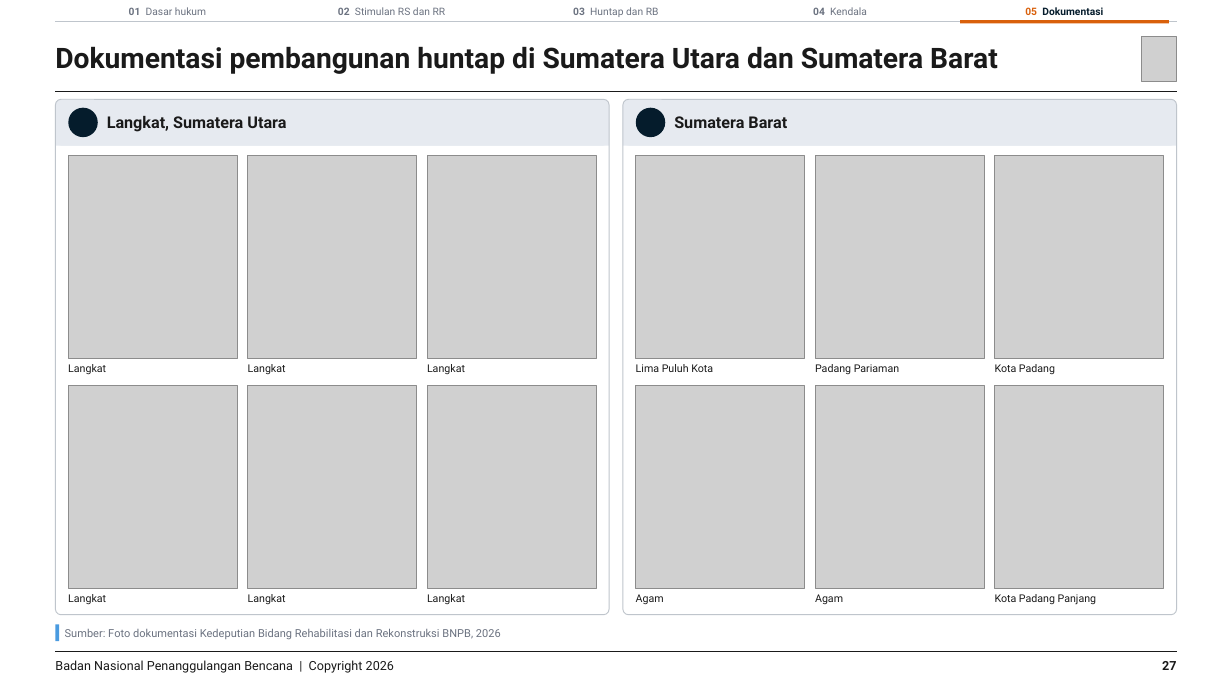
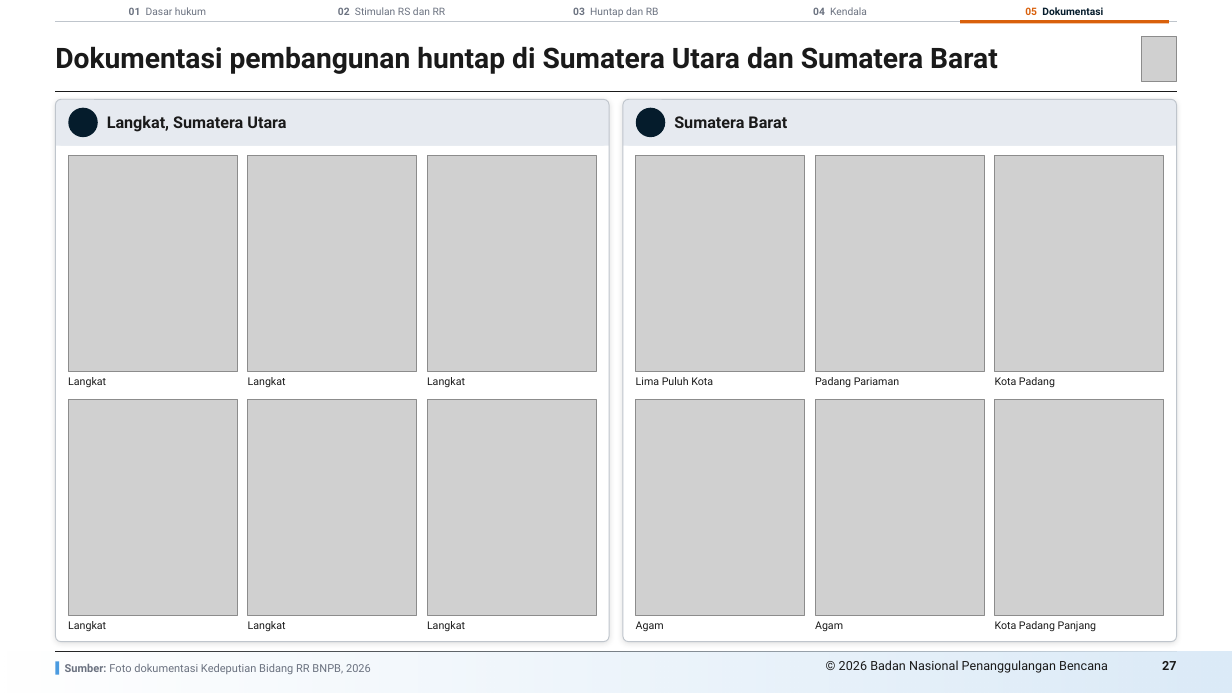
Before and after one commit to terasurbannetwork/poskokarhutla, a slide deck: slide 27 of docs/deck-bnpb/Progres Perumahan RR Sumatera 271026/Progres Perumahan RR Sumatera 271026.pptx. Drawn at 1232x693 pixels with LibreOffice and Linux fonts; fonts in the diff are those of the drawing; grey boxes stand for pictures; background and template pictures are left out. Boxes give left, top, right and bottom in pixels: in the first picture for what was removed or moved away, otherwise in the second. Text is boxed around its words. In the diff, an @@ line names an element or a change of style, - is before the commit and + after.

```diff
--- a/docs/deck-bnpb/Progres Perumahan RR Sumatera 271026/Progres Perumahan RR Sumatera 271026.pptx
+++ b/docs/deck-bnpb/Progres Perumahan RR Sumatera 271026/Progres Perumahan RR Sumatera 271026.pptx
@@ rounded rectangle: place and size @@
-rounded rectangle at [55, 99, 609, 615]
+rounded rectangle at [55, 99, 609, 641]
@@ rounded rectangle at [55, 99, 609, 641]: shadow on; proportions changed @@
@@ rounded rectangle: place and size @@
-rounded rectangle at [55, 99, 609, 615]
+rounded rectangle at [55, 99, 609, 641]
@@ rounded rectangle at [55, 99, 609, 641]: proportions changed @@
@@ rounded rectangle at [623, 99, 1177, 641]: shadow on; proportions changed @@
@@ rounded rectangle at [623, 99, 1177, 641]: proportions changed @@
@@ rounded rectangle: place and size @@
-rounded rectangle at [623, 99, 1177, 615]
+rounded rectangle at [623, 99, 1177, 641]
@@ rounded rectangle: place and size @@
-rounded rectangle at [623, 99, 1177, 615]
+rounded rectangle at [623, 99, 1177, 641]
@@ picture: place and size @@
-picture at [68, 156, 238, 359]
+picture at [68, 156, 238, 372]
@@ picture: place and size @@
-picture at [248, 156, 417, 359]
+picture at [248, 156, 417, 372]
@@ picture: place and size @@
-picture at [427, 156, 596, 359]
+picture at [427, 156, 596, 372]
@@ picture: place and size @@
-picture at [636, 156, 805, 359]
+picture at [636, 156, 805, 372]
@@ picture: place and size @@
-picture at [815, 156, 984, 359]
+picture at [815, 156, 984, 372]
@@ picture: place and size @@
-picture at [994, 156, 1164, 359]
+picture at [994, 156, 1164, 372]
@@ 6 texts: place and size @@
-6 texts at [68, 364, 1055, 374]
+6 texts at [68, 377, 1055, 387]
@@ picture: place and size @@
-picture at [68, 386, 238, 589]
+picture at [68, 399, 238, 616]
@@ picture: place and size @@
-picture at [248, 386, 417, 589]
+picture at [248, 399, 417, 616]
@@ picture: place and size @@
-picture at [427, 386, 596, 589]
+picture at [427, 399, 596, 616]
@@ picture: place and size @@
-picture at [636, 386, 805, 589]
+picture at [636, 399, 805, 616]
@@ picture: place and size @@
-picture at [815, 386, 984, 589]
+picture at [815, 399, 984, 616]
@@ picture: place and size @@
-picture at [994, 386, 1164, 589]
+picture at [994, 399, 1164, 616]
@@ 6 texts: place and size @@
-6 texts at [68, 594, 1096, 604]
+6 texts at [68, 621, 1096, 631]
@@ rectangle added at [0, 652, 1232, 693], fill gradient #DCEBF8 @@
@@ rectangle: place and size @@
-rectangle at [55, 625, 59, 641]
+rectangle at [55, 662, 59, 675]
@@ text at [65, 664, 371, 674]: text changed @@
-Sumber: Foto dokumentasi Kedeputian Bidang Rehabilitasi dan Rekonstruksi BNPB, 2026
+Sumber: Foto dokumentasi Kedeputian Bidang RR BNPB, 2026
@@ text at [839, 660, 1108, 673]: text changed @@
-Badan Nasional Penanggulangan Bencana | Copyright 2026
+© 2026 Badan Nasional Penanggulangan Bencana
```
Also in this commit, not shown: 25 other slides changed, 1 other file.
